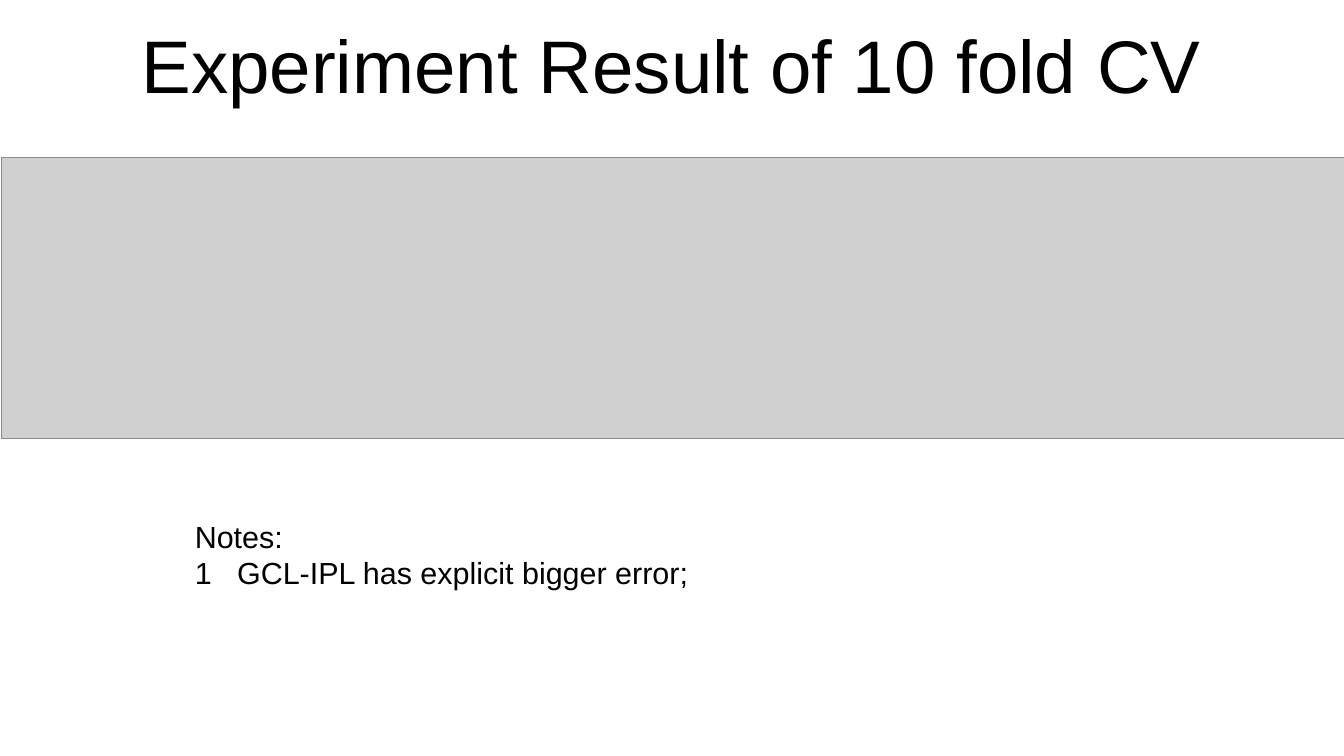
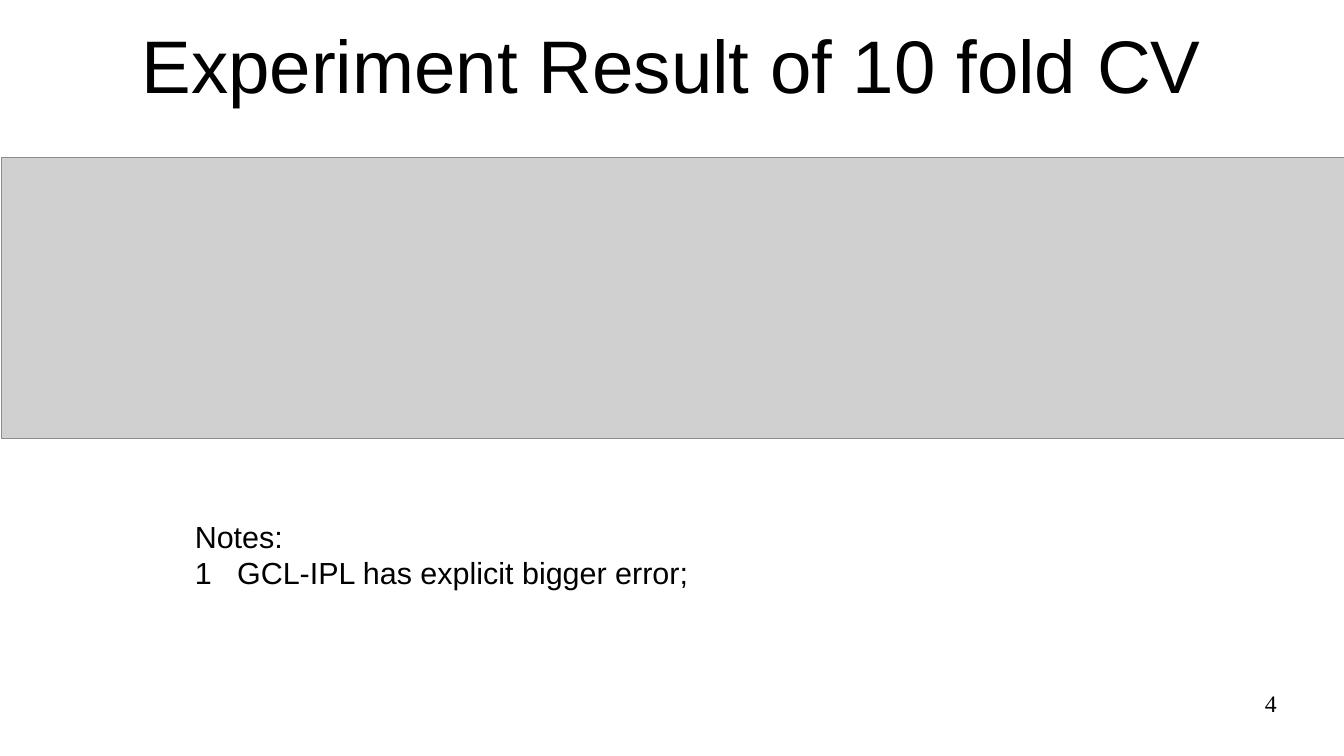
Before and after one commit to Hui-Xie/OvarianCancer, a slide deck: slide 4 of OCTMultiSurfaces/testConfig/expTongren_10Surfaces_allGoodBscans_20200512/10SurfaceExperementReport_20200529.odp. Drawn at 1344x756 pixels with LibreOffice and Linux fonts; fonts in the diff are those of the drawing; grey boxes stand for pictures. Boxes give left, top, right and bottom in pixels: in the first picture for what was removed or moved away, otherwise in the second. Text is boxed around its words. In the diff, an @@ line names an element or a change of style, - is before the commit and + after.

```diff
--- a/OCTMultiSurfaces/testConfig/expTongren_10Surfaces_allGoodBscans_20200512/10SurfaceExperementReport_20200529.odp
+++ b/OCTMultiSurfaces/testConfig/expTongren_10Surfaces_allGoodBscans_20200512/10SurfaceExperementReport_20200529.odp
@@ page number added at [1265, 696, 1277, 712], 14 pt, text #000000 @@
+4
```
Also in this commit, not shown: 9 other slides changed, 2 slides added.
